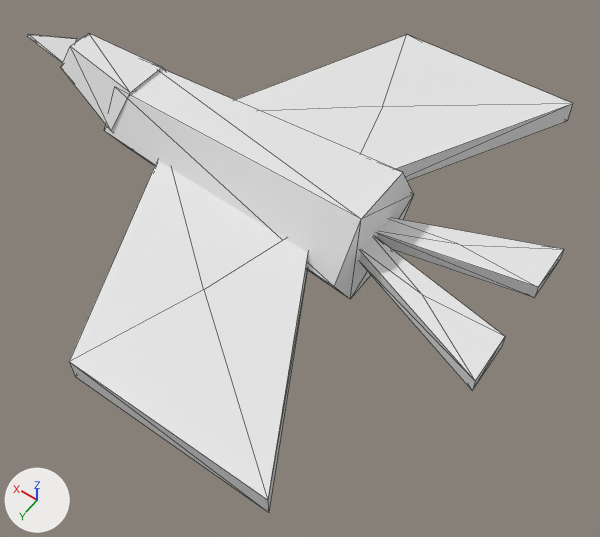
What one commit did to the glTF model assets/models/bird.glb.
Camera for both pictures: a 50 mm camera at (-0.739, 0.843, 1.138) aimed at (-0.181, 0.062, -0.09). The lights are fixed; the arrows at lower left show +X, +Y and +Z. The first picture is the older version. Mesh edges are drawn as thin lines. Vertices at exactly the same position are counted once.

Objects in the first picture: 'bird'.
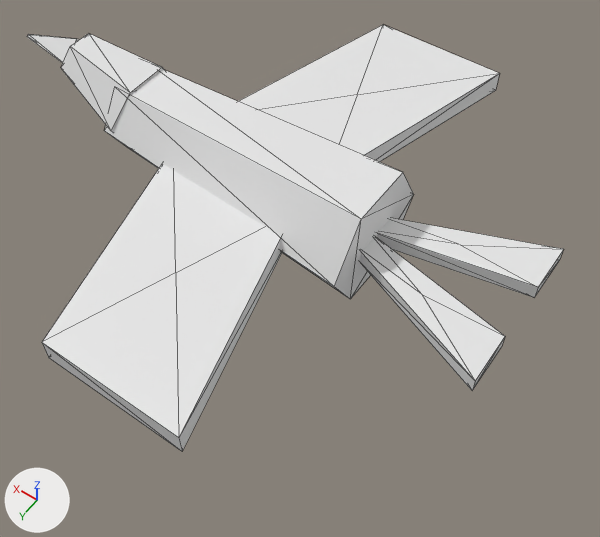
The change in detail:
me_bird has 70 vertices, 116 faces and spans x -0.58..0.55, y -0.5..0.5, z -0.093..0.141.
me_bird is used by ob_bird; location (0.0, 0.0, 0.0).
me_bird part 1: all 4 vertices in x 0.14, y -0.05..0.05, z 0.0..0.045 are moved by (-0.02, 0.0, 0.0).
me_bird part 2: all 4 vertices in x -0.2, y -0.05..0.05, z 0.0..0.045 are moved by (0.04, 0.0, 0.0).
me_bird part 3: all 4 vertices in x -0.44, y -0.5..0.5, z 0.0..0.045 are moved by (0.16, 0.0, 0.0).

Location of each change, (x1, y1, x2, y2) in pixels of the pictures (600 x 537 px; the box of a moved part takes in the faces that stretch with it):
'bird', reshaped (11% shorter): before (27, 33, 573, 512); after (27, 25, 564, 451)
part 1 of me_bird, moved or reshaped: before (70, 35, 407, 361); after (42, 25, 383, 342)
part 2 of me_bird, moved or reshaped: before (172, 107, 382, 290); after (174, 95, 357, 272)
part 3 of me_bird, moved or reshaped: before (69, 35, 573, 512); after (42, 25, 500, 451)
